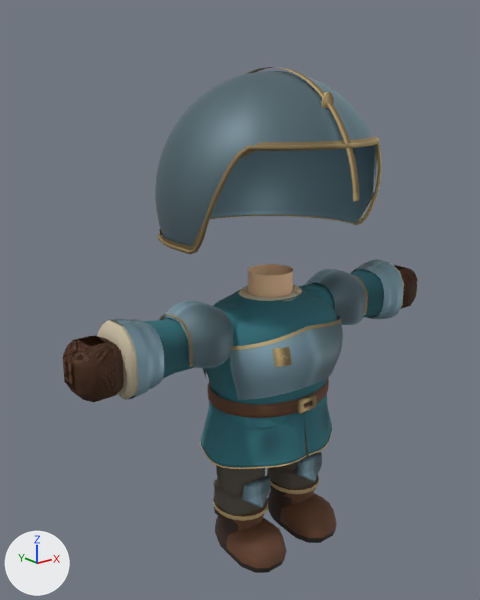
Renders of the glTF model src/assets/models/wardrobe/classes/traje_guerrero_marea.glb from each side of a commit.
The view is the same before and after, from a 50 mm camera at (-1.88, -2.14, 2.08) aimed at (-0.09, 0.11, 1.19). Lighting does not change. The marker at lower left points along +X, +Y and +Z. The first picture is the older version. Vertices at exactly the same position are counted once.

Names of what the first picture shows: 'medieval-leg-l', 'medieval-leg-r', 'medieval-sleeve-r', 'medieval-tunic', 'suit-bracer-l', 'suit-bracer-r', 'suit-glove-right', 'suit-head', 'suit-trousers-l', 'suit-trousers-r', 'suit-upperarm-l', 'suit-upperarm-r' and 4 more.
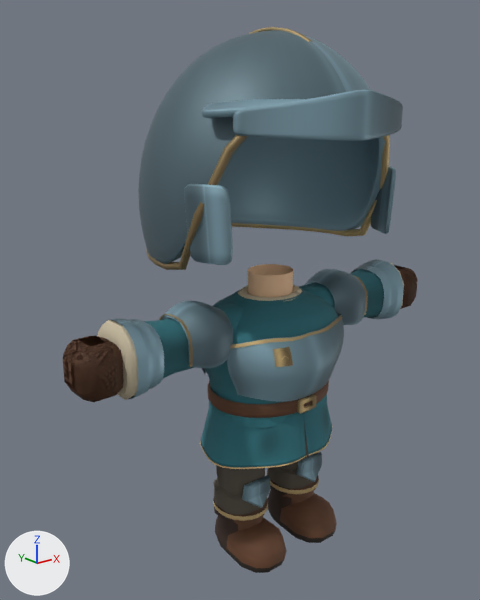
Where the change shows, as pixel boxes [x1, y1, x2, y2] in the pictures (480 x 600 px; the box of a moved part takes in the faces that stretch with it):
'suit-head', reshaped (17% wider, 30% taller): before [155, 67, 381, 254]; after [138, 27, 403, 270]
'medieval-tunic', reshaped: before [200, 264, 343, 469]; after [200, 264, 344, 469]
part 1 of me_medieval_tunic, moved or reshaped: before [203, 300, 343, 404]; after [202, 300, 344, 404]
part 2 of me_suit_head, rebuilt: before [155, 71, 376, 247]; after [146, 135, 390, 270]
part 3 of me_suit_head, rebuilt (11% wider, 101% taller): before [158, 138, 381, 254]; after [138, 30, 385, 264]
part 4 of me_suit_head, rebuilt: before [247, 67, 359, 201]; after [249, 27, 313, 45]
part 5 of me_suit_head, added (blue): after [202, 99, 306, 118]
part 6 of me_suit_head, added (blue): after [233, 90, 403, 141]
part 7 of me_suit_head, added (cyan): after [184, 184, 233, 265]
part 8 of me_suit_head, added (cyan): after [371, 166, 396, 234]
part 9 of me_suit_head, deleted: before [321, 92, 334, 108]
part 10 of me_suit_head, deleted: before [159, 136, 377, 250]

Edits to the bpy script that builds the scene:
```text
Change me_medieval_tunic:
    used by ob_medieval_tunic; location = (0.0, 0.0, 0.0)
    remove me_medieval_tunic.from_pydata(...)  # 3294 vertices, 5768 faces; spans x -0.35..0.35, y -0.294..0.294, z 0.51..1.335
    add me_medieval_tunic.from_pydata(...)  # 3294 vertices, 5768 faces; spans x -0.35..0.35, y -0.309..0.309, z 0.51..1.335
    me_medieval_tunic part 1: 1278 of 3294 vertices moved; they spanned x -0.335..0.335, y -0.294..0.294, z 0.813..1.151 and now span x -0.349..0.349, y -0.309..0.309, z 0.81..1.151; mean shift (0.0, 0.0, -0.004); largest move (0.0, -0.256, 0.865) -> (0.0, -0.243, 0.81)
Change me_suit_head:
    used by ob_suit_head; location = (0.0, 0.0, 0.0)
    remove me_suit_head.from_pydata(...)  # 1570 vertices, 2950 faces; spans x -0.493..0.493, y -0.476..0.484, z 1.487..2.179
    add me_suit_head.from_pydata(...)  # 4362 vertices, 8704 faces; spans x -0.553..0.553, y -0.501..0.562, z 1.413..2.328
    me_suit_head part 2: the loose piece of 576 vertices spanning x -0.493..0.493, y -0.411..0.484, z 1.498..2.165 is rebuilt with 192 vertices and now spans x -0.531..0.531, y -0.44..0.541, z 1.413..2.041, in mat_brass
    me_suit_head part 3: the loose piece of 576 vertices spanning x -0.487..0.487, y -0.429..0.479, z 1.487..1.902 is rebuilt with 2016 vertices and now spans x -0.553..0.553, y -0.431..0.562, z 1.427..2.317, in mat_plate
    me_suit_head part 4: the loose piece of 144 vertices spanning x -0.017..0.017, y -0.476..0.456, z 1.697..2.179 is rebuilt with 586 vertices and now spans x -0.017..0.017, y -0.441..0.546, z 1.847..2.328
    me_suit_head part 5: a new loose piece of 618 vertices spanning x -0.494..0.494, y -0.476..-0.149, z 1.997..2.071, in mat_plate
    me_suit_head part 6: a new loose piece of 586 vertices spanning x -0.444..0.444, y -0.501..-0.292, z 1.916..2.091, in mat_plate
    me_suit_head part 7: a new loose piece of 182 vertices spanning x -0.536..-0.43, y -0.289..-0.124, z 1.48..1.77, in mat_plate
    me_suit_head part 8: a new loose piece of 182 vertices spanning x 0.43..0.536, y -0.289..-0.124, z 1.48..1.77, in mat_plate
    me_suit_head part 9: the loose piece of 146 vertices spanning x -0.032..0.032, y -0.319..-0.301, z 2.005..2.085 is deleted
    me_suit_head part 10
    128 vertices are removed from x -0.481..0.481, y -0.418..0.473, z 1.498..1.912
    192 faces are deleted
```
